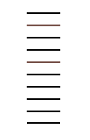
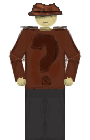
Before/after of a 90 × 140 layered artwork. What changed in the layer stack:
removed layer "Персонаж" over (26, 12, 61, 124)
added group "Character" with 17 layers above "Фон" over (8, 2, 82, 140)
added group "Head" with 3 layers in group "Character" over (20, 2, 67, 31)
added layer "Hat" in group "Head" over (28, 2, 63, 17)
added layer "Face" in group "Head" over (35, 7, 57, 27)
added layer "Neck" in group "Head" over (20, 26, 67, 31)
added group "Left Arm" with 3 layers in group "Character" over (8, 28, 35, 87)
added layer "L.Hand" in group "Left Arm" over (10, 28, 35, 60)
added layer "L.Hand-Fingers" in group "Left Arm" over (17, 77, 27, 87)
added layer "L.Arm" in group "Left Arm" over (8, 34, 28, 82)
added group "Right Arm" with 3 layers in group "Character" over (55, 28, 82, 87)
added layer "L.Hand #1" in group "Right Arm" over (55, 28, 80, 60)
added layer "L.Hand-Fingers #1" in group "Right Arm" over (63, 77, 73, 87)
added layer "L.Arm #1" in group "Right Arm" over (62, 34, 82, 82)
added layer "Mark" in group "Character" over (31, 33, 60, 85)
added layer "Body" in group "Character" over (23, 27, 67, 90)
added group "Legs" with 2 layers in group "Character" over (25, 89, 65, 140)
added layer "L.Leg" in group "Legs" over (25, 89, 49, 140)
added layer "R.Leg" in group "Legs" over (45, 89, 65, 140)
